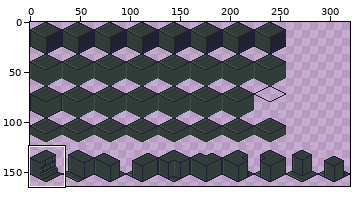
Sprite sheet: assets/aseprite/firebelly-course-sprite.png. Above: a wide view before the commit, with the close-up outlined.
Close-up. The starting point:
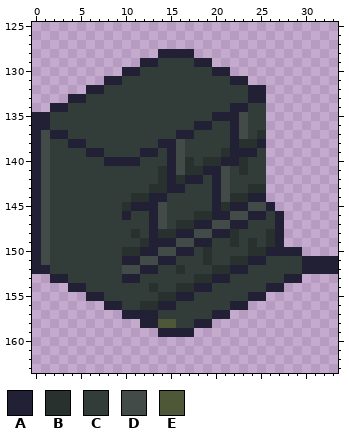
The file is 320x256 pixels. Colours within 5 levels of each other are drawn and written as one. Shown: x 0..33, y 125..163. The wide view leaves out empty margins. The commit also changed other parts of the picture, which this record leaves out.
Palette (. is transparent): A #222034  B #29312e  C #323c39  D #424b48  E #4f5739
Now the later version:
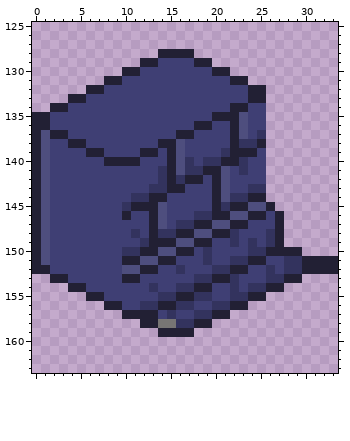
Changes in this commit:
Colour B changes from #29312e to #33335e.
Colour C changes from #323c39 to #3f3f74.
Colour D changes from #424b48 to #4e4e7e.
Colour E changes from #4f5739 to #777574.
Colour B replaces colour C in row 151 at x 28 to 29; in row 152 at x 26 and 28 to 29; in row 153 at x 22 and 26 to 27; in row 154 at x 22 and 24 to 25; in row 155 at x 18 to 19 and 22 to 23; in row 156 at x 16 to 17 and 20 to 21.
Colour B replaces colour C in row 157 at x 15 and 18 to 19; in row 158 at x 16 to 17.
